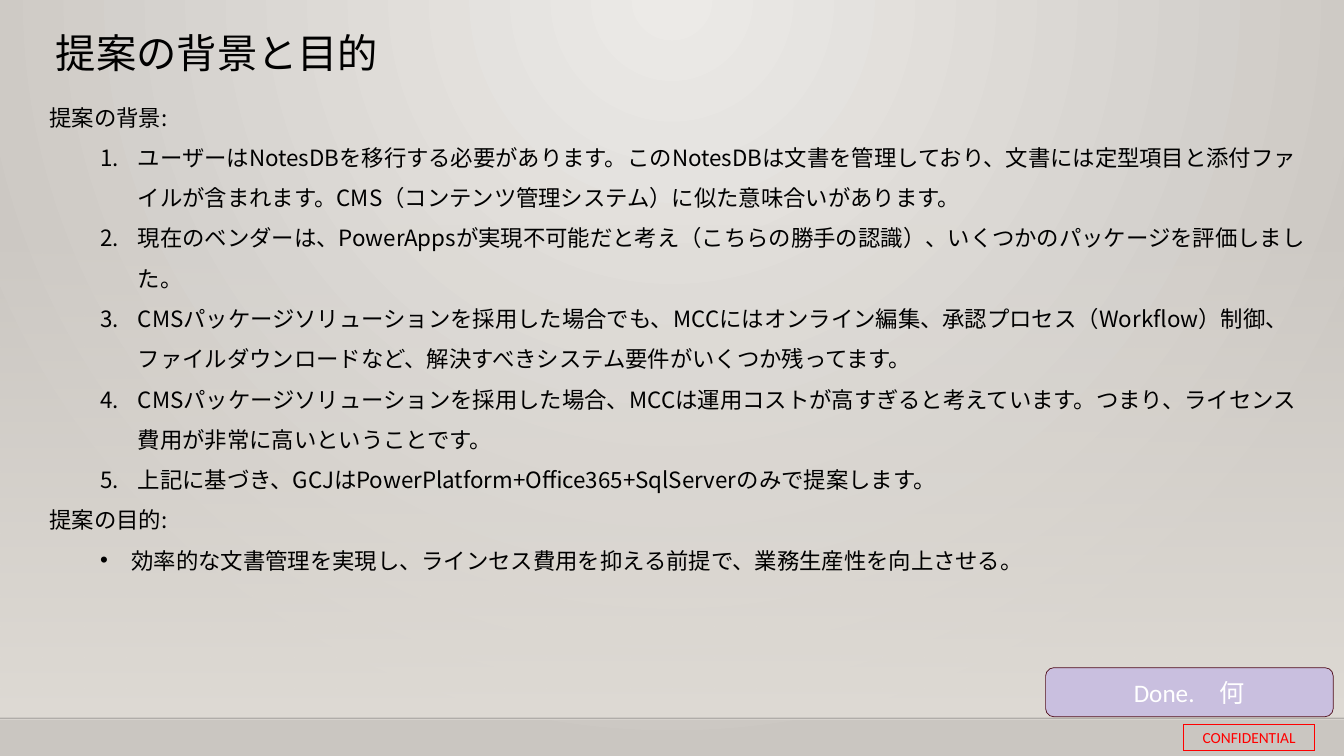
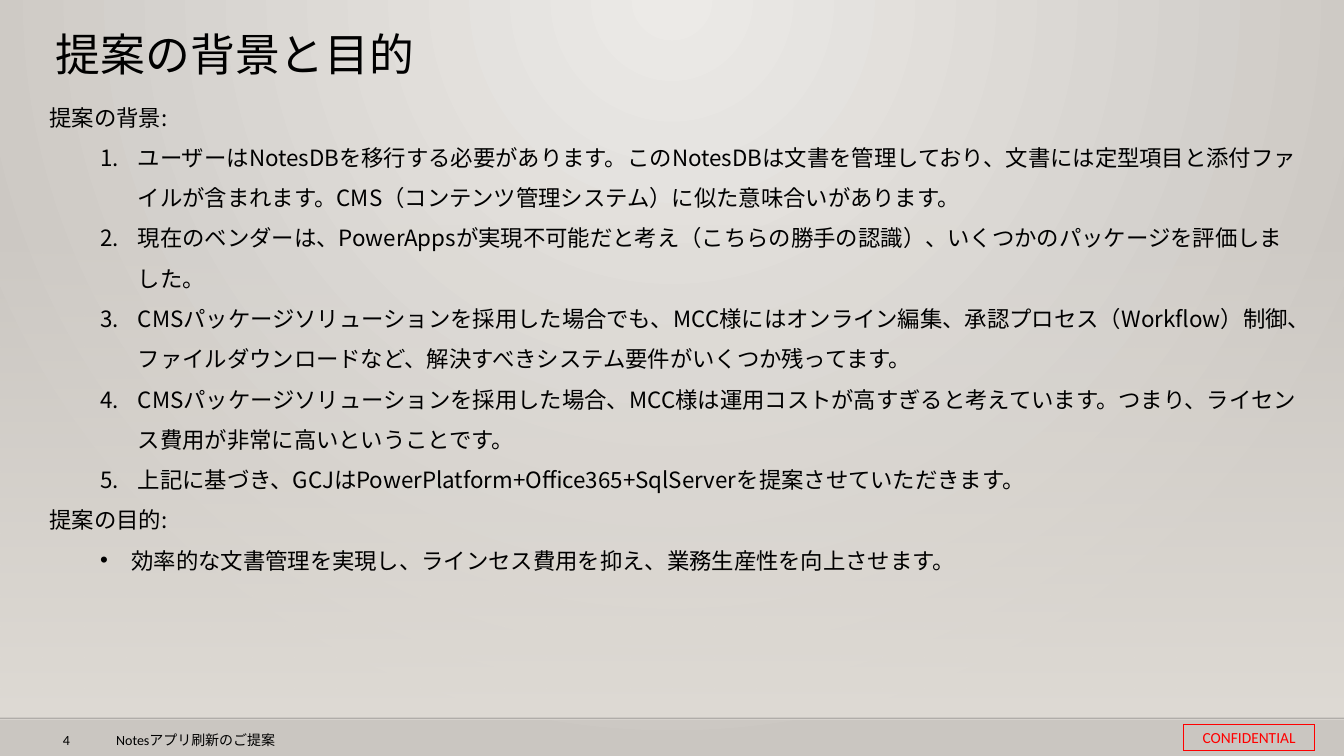
Before and after one commit to 0494938/Notes--CMS-Online, a slide deck: slide 4 of Notesアプリ刷新プロジェクト提案見積もり.pptx. Drawn at 1344x756 pixels with LibreOffice and Linux fonts; fonts in the diff are those of the drawing; background and template pictures are left out. Boxes give left, top, right and bottom in pixels: in the first picture for what was removed or moved away, otherwise in the second. Text is boxed around its words. In the diff, an @@ line names an element or a change of style, - is before the commit and + after.

```diff
--- a/Notesアプリ刷新プロジェクト提案見積もり.pptx
+++ b/Notesアプリ刷新プロジェクト提案見積もり.pptx
@@ title "提案の背景と目的" at (56, 33, 415, 75): size 28.8 to 32 pt @@
@@ text at (138, 308, 1310, 493): text changed @@
-  3. CMSパッケージソリューションを採用した場合でも、MCCにはオンライン編集、承認プロセス（Workflow）制御、ファイルダウンロードなど、解決すべきシステム要件がいくつか残ってます。
-  4. CMSパッケージソリューションを採用した場合、MCCは運用コストが高すぎると考えています。つまり、ライセンス費用が非常に高いということです。
-  5. 上記に基づき、GCJはPowerPlatform+Office365+SqlServerのみで提案します。
+  3. CMSパッケージソリューションを採用した場合でも、MCC様にはオンライン編集、承認プロセス（Workflow）制御、ファイルダウンロードなど、解決すべきシステム要件がいくつか残ってます。
+  4. CMSパッケージソリューションを採用した場合、MCC様は運用コストが高すぎると考えています。つまり、ライセンス費用が非常に高いということです。
+  5. 上記に基づき、GCJはPowerPlatform+Office365+SqlServerを提案させていただきます。
@@ text at (132, 550, 955, 571): text changed @@
-  • 効率的な文書管理を実現し、ラインセス費用を抑える前提で、業務生産性を向上させる。
+  • 効率的な文書管理を実現し、ラインセス費用を抑え、業務生産性を向上させます。
@@ rounded rectangle removed at (1046, 667, 1333, 717) @@
-Done. 何
@@ page number added at (63, 736, 70, 745), 10 pt, text #000000 @@
+4
@@ text added at (116, 733, 275, 746), 10 pt, text #000000 @@
+Notesアプリ刷新のご提案
```
Also in this commit, not shown: 26 other slides changed, 1 slide added, 19 slides removed, 2 other files.
